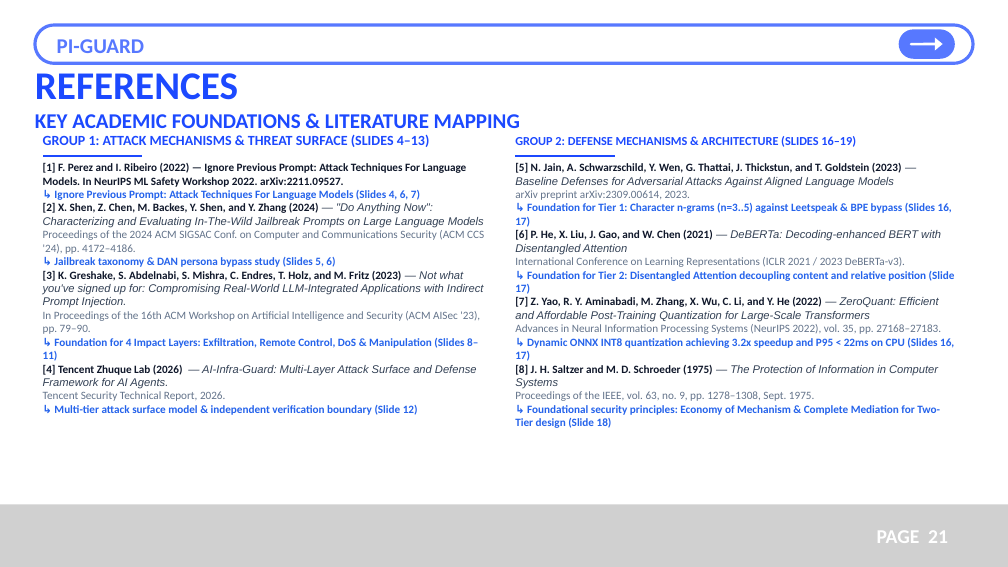
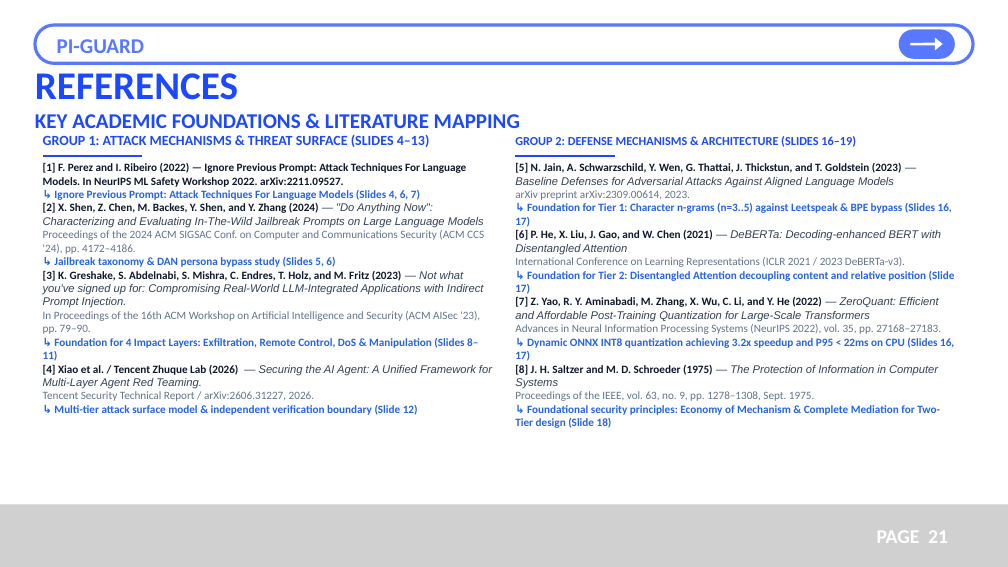
Before and after one commit to nvtruongops/pi-guard, a slide deck: slide 21 of Final-Report/reports/PI-GUARD-Present-109.pptx. Drawn at 1008x567 pixels with LibreOffice and Linux fonts; fonts in the diff are those of the drawing; grey boxes stand for pictures. Boxes give left, top, right and bottom in pixels: in the first picture for what was removed or moved away, otherwise in the second. Text is boxed around its words. In the diff, an @@ line names an element or a change of style, - is before the commit and + after.

Commit message:
docs(presentation): update Tencent paper citation and fix caption typo in PI-GUARD-Present-109.pptx

```diff
--- a/Final-Report/reports/PI-GUARD-Present-109.pptx
+++ b/Final-Report/reports/PI-GUARD-Present-109.pptx
@@ text at [43, 364, 492, 401]: text changed; font Arial to Calibri; italic off @@
-[4] Tencent Zhuque Lab (2026) — AI-Infra-Guard: Multi-Layer Attack Surface and Defense Framework for AI Agents.
-Tencent Security Technical Report, 2026.
+[4] Xiao et al. / Tencent Zhuque Lab (2026) — Securing the AI Agent: A Unified Framework for Multi-Layer Agent Red Teaming.
+Tencent Security Technical Report / arXiv:2606.31227, 2026.
```
Also in this commit, not shown: 2 other slides changed, 4 other files.
